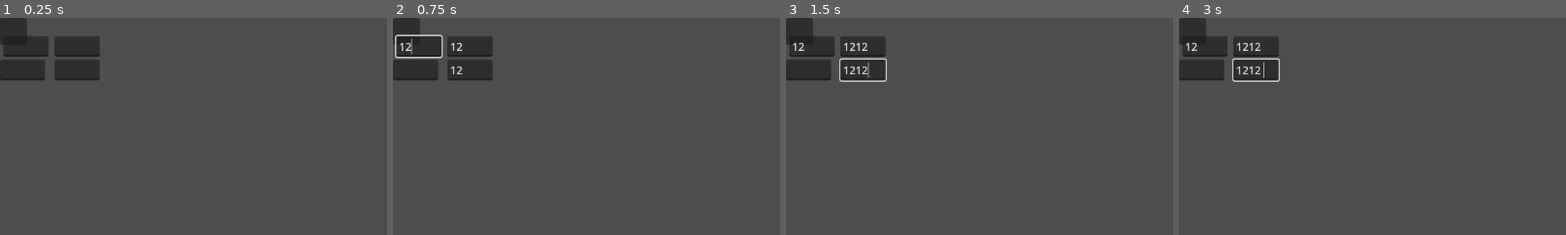
Above: before the commit, frames 1-4 (left to right).
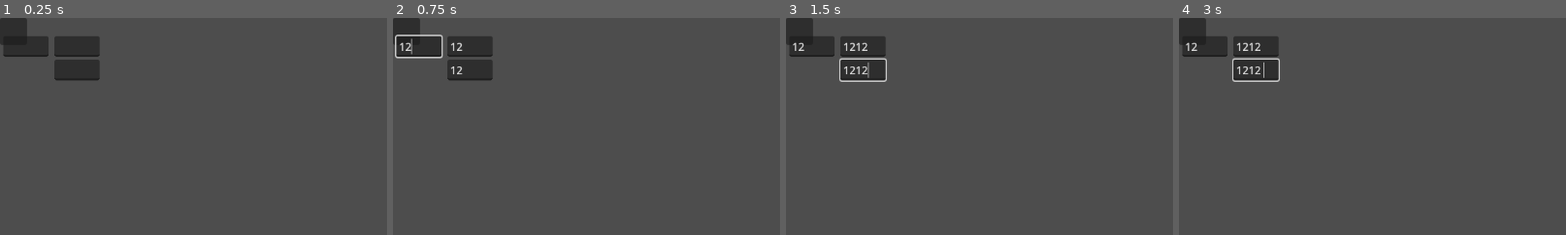
Above: after the commit, the same moments.

Repository: MoPaMo/NodeLineJS
Game: Godot game, scene res://control.tscn
The game is run twice, just before and just after one commit, with the same random seed, the same clock (stepped at 60 frames per second) and the same inputs.
Inputs (mouse positions are % of the whole screen's width and height, from its top left):
- Up to frame 1 (0.25 s): no input
- Up to frame 2 (0.75 s): click (3, 7) at 0.52 s; type "12" at 0.6 s
- Up to frame 3 (1.5 s): click (10, 7) at 0.75 s; type "12" at 0.83 s; click (10, 12) at 0.98 s; type "12" at 1.07 s
- Up to frame 4 (3 s): tap Enter at 2 s; tap Space at 2.75 s
The pictures show only the part of the screen within x 0-50%, y 0-50%; the shares and areas given below are measured in that part.

The runs differ from the first frame. In frame 1, 1.1% of the frame differs, in the area x 0-12%, y 19-29%; in frame 2, 1.1%; in frame 3, 1.1%; in frame 4, 1.1%.

Commit message:
Refactor default_node.tscn to handle dynamic inputs/outputs

Diff:
--- a/default_node.tscn
+++ b/default_node.tscn
@@ -1,6 +1,7 @@
-[gd_scene load_steps=2 format=3 uid="uid://8uog5cow04ho"]
+[gd_scene load_steps=3 format=3 uid="uid://8uog5cow04ho"]
 
 [ext_resource type="Script" path="res://default_node.gd" id="1_dimob"]
+[ext_resource type="PackedScene" uid="uid://bhhk5wlqhwog5" path="res://input.tscn" id="2_vk5u0"]
 
 [node name="CustomNode" type="Panel"]
 offset_right = 40.0
@@ -21,22 +22,7 @@
 [node name="Ins" type="VBoxContainer" parent="VBoxContainer/InOutSection"]
 layout_mode = 2
 
-[node name="HBoxContainer" type="HBoxContainer" parent="VBoxContainer/InOutSection/Ins"]
-layout_mode = 2
-
-[node name="Label" type="Label" parent="VBoxContainer/InOutSection/Ins/HBoxContainer"]
-layout_mode = 2
-
-[node name="LineEdit" type="LineEdit" parent="VBoxContainer/InOutSection/Ins/HBoxContainer"]
-layout_mode = 2
-
-[node name="HBoxContainer2" type="HBoxContainer" parent="VBoxContainer/InOutSection/Ins"]
-layout_mode = 2
-
-[node name="LineEdit" type="LineEdit" parent="VBoxContainer/InOutSection/Ins/HBoxContainer2"]
-layout_mode = 2
-
-[node name="Label" type="Label" parent="VBoxContainer/InOutSection/Ins/HBoxContainer2"]
+[node name="HBoxContainer" parent="VBoxContainer/InOutSection/Ins" instance=ExtResource("2_vk5u0")]
 layout_mode = 2
 
 [node name="Outs" type="VBoxContainer" parent="VBoxContainer/InOutSection"]
--- /dev/null
+++ b/input.tscn
@@ -0,0 +1,9 @@
+[gd_scene format=3 uid="uid://bhhk5wlqhwog5"]
+
+[node name="HBoxContainer" type="HBoxContainer"]
+
+[node name="Label" type="Label" parent="."]
+layout_mode = 2
+
+[node name="LineEdit" type="LineEdit" parent="."]
+layout_mode = 2
